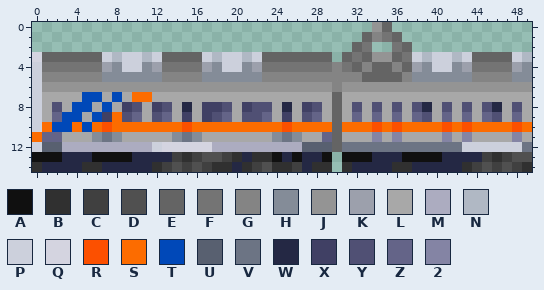
File history of a pixel-art sprite, docs/download_page/_static/BUSAN_METRO_1K_1ST.png. This is how it looked before the edit.
The file is 50x15 pixels.
Palette (. is transparent): A #101010  B #303030  C #404040  D #505050  E #646464  F #747474  G #848484  H #848c98  J #949494  K #9ca0ac  L #a8a8a8  M #acacc0  N #b0b8c4  P #ccd0dc  Q #d4d4e0  R #fc5000  S #fc6c00  T #0048b8  U #586070  V #6c7484  W #242844  X #404064  Y #505074  Z #646488  2 #8484a4
Pixels before, first column x 0:
 0 ..................................JE..............
 1 .................................EGFE.............
 2 ................................EF..FE............
 3 QEEEEEEPNPPNPEEEEPNPPNPEEEEEEE.EFEJJEFPNPPNPEEEEPN
 4 PFFFFFFKHPPHKFFFFKHPPHKFFFFFFFGFEGEEGEKHPPHKFFFFKH
 5 PGGGGGGHHHHHHGGGGHHHHHHGGGGGGGGGGEEEEGHHHHHHGGGGHH
 6 PJJJJJJJJJJJJJJJJJJJJJJJJJJJJJGJJJJJJJJJJJJJJJJJJJ
 7 PLLLLTTLTLSSLLLLLLLLLLLLLLLLLLELLLLLLLLLLLLLLLLLLL
 8 PLYLTTLTLXYLXYLWLXXYLXYYLWLXYLELYLYLYLYWLYLYLYWLYL
 9 PLZTTLTXSYZLYZLXLXYZLYYZLXLYZLELZLZLZLZYLZLZLZYLZL
10 PSTTSTSRSSSSSSSRSSSSSSSSSRSSSSESSSRSRSSSSRSRSSSSRS
11 SZZLLLHVHLLLLLHVHLLLLLLLHVHLLZELLL2L2LLLL2L2LLLL2L
12 PUUMMMMMMMMMPQQQQQMMMMMMMMMUUUEVVVVVVVVVVVVPPPPPPV
13 AAAWWWAAAAWWWWCBCDDCBWBBAWAWWA.AAAWWWAAAAWWWWCBCDD
14 BWWWWBBWWWWWBCDCDCBBWBCDBBCWBB.BWWWWBBWWWWWBCDCDCB
New version:
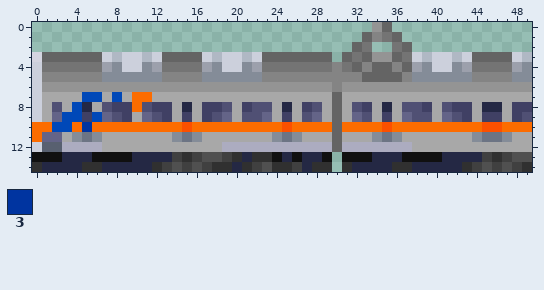
Colours new in this view: 3 #0034a0
Commit message: Fix #183: Busan Line 1: 1st livery still has 4 doors
Diff:
{"y":8,"x":5,"old":"T","new":"W"}
{"y":8,"x":7,"old":"TL","new":"YX"}
{"y":8,"x":10,"old":"YL","new":"SY"}
{"y":8,"x":13,"old":"Y","new":"X"}
{"y":8,"x":33,"old":"LYLYL","new":"XLWLY"}
{"y":8,"x":39,"old":"W","new":"X"}
{"y":8,"x":42,"old":"LY","new":"XX"}
{"y":8,"x":45,"old":"Y","new":"W"}
{"y":8,"x":48,"old":"YL","new":"XX"}
{"y":9,"x":5,"old":"L","new":"X"}
{"y":9,"x":7,"old":"XSYZL","new":"ZYXLZ"}
{"y":9,"x":13,"old":"Z","new":"X"}
{"y":9,"x":33,"old":"LZLZLZ","new":"YLXLZY"}
{"y":9,"x":42,"old":"LZ","new":"YX"}
{"y":9,"x":45,"old":"ZY","new":"XX"}
{"y":9,"x":48,"old":"ZL","new":"XY"}
{"y":10,"x":0,"old":"P","new":"S"}
{"y":10,"x":5,"old":"T","new":"3"}
{"y":10,"x":7,"old":"R","new":"S"}
{"y":10,"x":34,"old":"RSR","new":"SRS"}
{"y":10,"x":41,"old":"R","new":"S"}
{"y":10,"x":43,"old":"R","new":"S"}
{"y":10,"x":45,"old":"SS","new":"RR"}
{"y":10,"x":48,"old":"R","new":"S"}
{"y":11,"x":4,"old":"LL","new":"HV"}
{"y":11,"x":7,"old":"VH","new":"LL"}
{"y":11,"x":29,"old":"Z","new":"L"}
{"y":11,"x":34,"old":"2L2","new":"HVH"}
{"y":11,"x":41,"old":"2","new":"L"}
{"y":11,"x":43,"old":"2LLLL2","new":"LHVVHL"}
{"y":12,"x":7,"old":"MMMMMPQQQQQM","new":"LLLLLLLLLLLL"}
{"y":12,"x":27,"old":"UUU","new":"MMM"}
{"y":12,"x":31,"old":"VVVVVVVVVVVVPPPPPPV","new":"MMMMMMMLLLLLLLLLLLL"}
{"label":"changed","picture_box":[32,102,222,152]}
{"label":"changed","picture_box":[302,102,532,152]}
